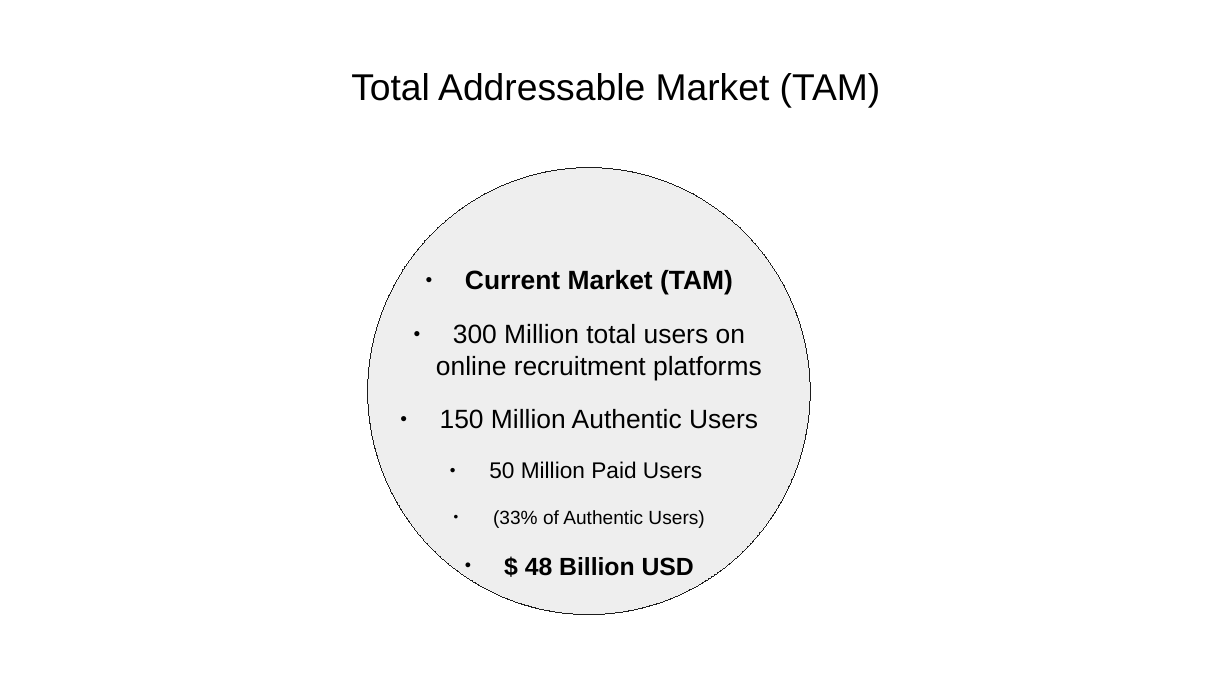
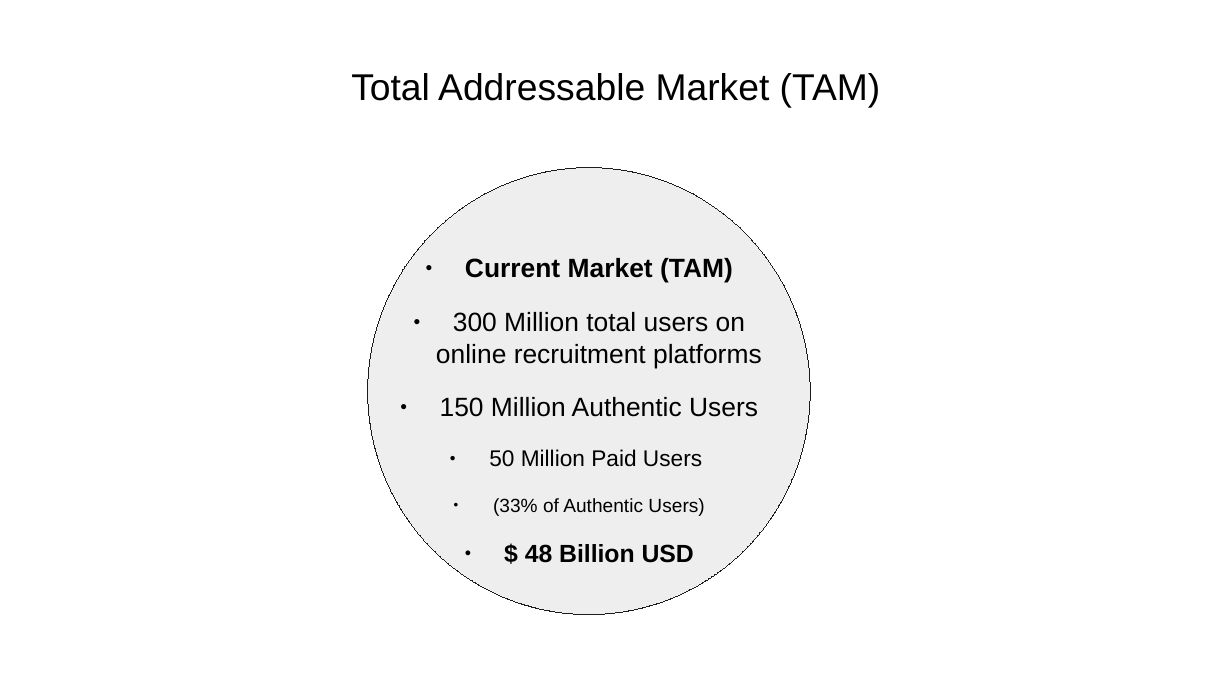
Before and after one commit to yashp241195/startupPitch, a slide deck: slide 14 of pitch.odp. Drawn at 1232x693 pixels with LibreOffice and Linux fonts; fonts in the diff are those of the drawing. Boxes give left, top, right and bottom in pixels: in the first picture for what was removed or moved away, otherwise in the second. Text is boxed around its words. In the diff, an @@ line names an element or a change of style, - is before the commit and + after.

```diff
--- a/pitch.odp
+++ b/pitch.odp
@@ text "Current Market (TAM)": place and size @@
-text "Current Market (TAM)" at [436,270,762,576]
+text "Current Market (TAM)" at [436,258,762,563]
```
Also in this commit, not shown: 8 other slides changed, 3 slides added, 4 slides removed, 1 other file.
